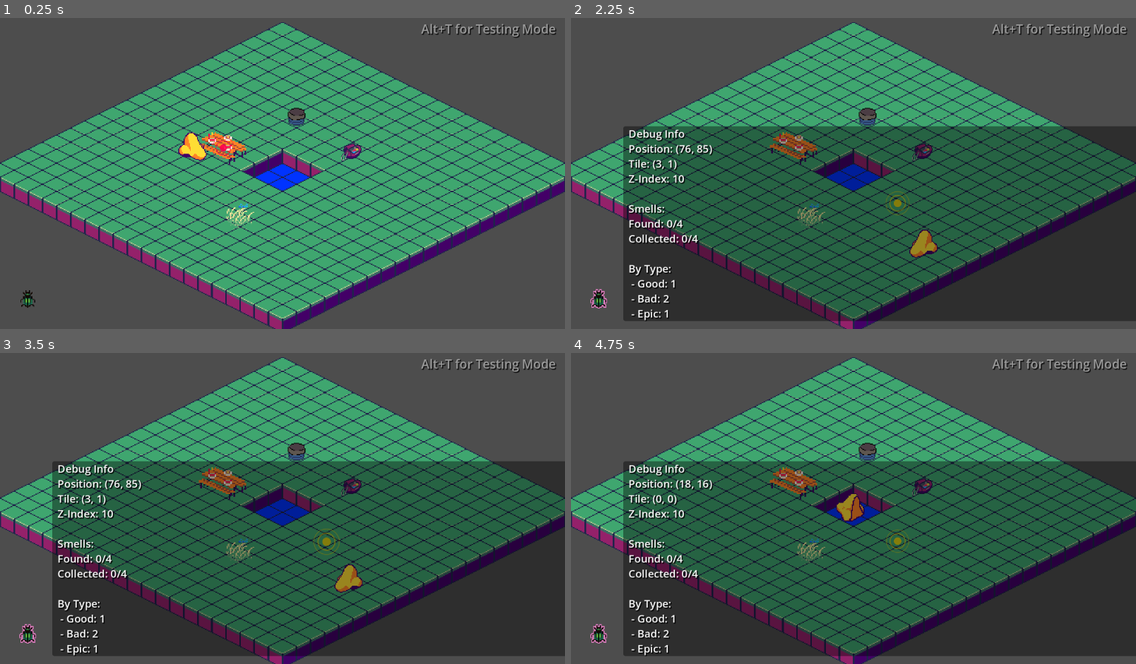
Above: before the commit, frames 1-4 (two rows, left to right).
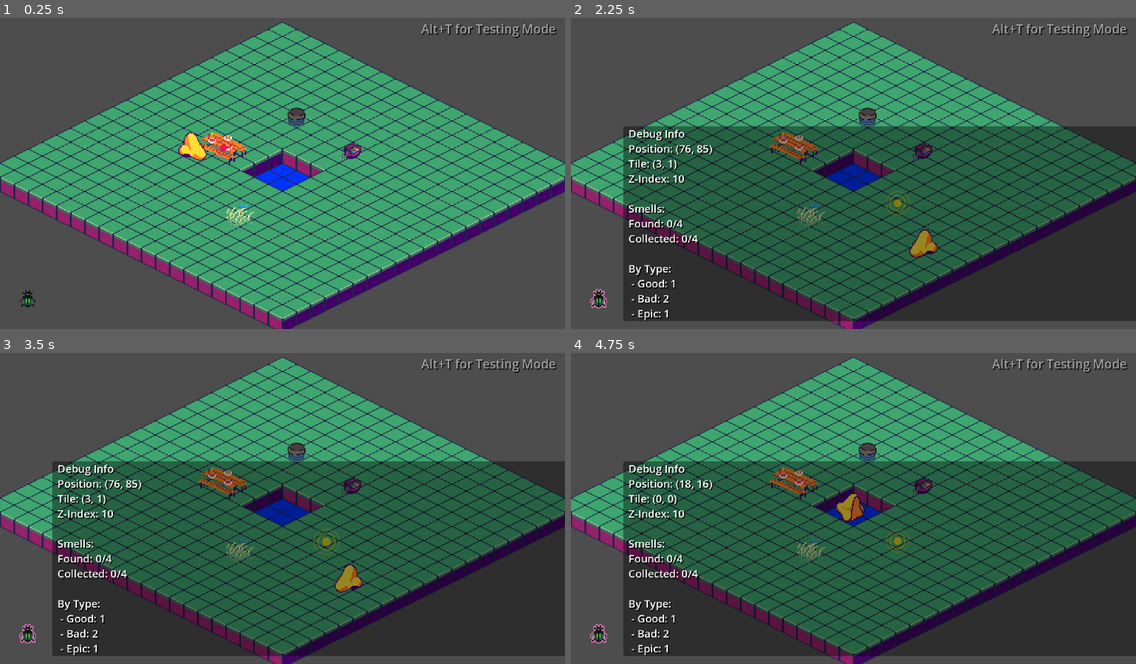
Above: after the commit, the same moments.

Repository: ArrHarper/good-smells-game
Game: Godot game, scene res://scenes/main/main.tscn
The game is run twice, just before and just after one commit, with the same random seed, the same clock (stepped at 60 frames per second) and the same inputs.
Inputs (mouse positions are in pixels of both pictures, inside the frame that each line leads up to):
- Up to frame 1 (0.25 s): no input
- Up to frame 2 (2.25 s): click (599, 297) at 0.5 s; tap Enter at 1.25 s; hold Right (ui_right) 1.28-2.03 s; tap G at 1.35 s; hold Down (ui_down) from 2.03 s (still down); tap Space (smell) at 2.1 s
- Up to frame 3 (3.5 s): tap G at 2.3, 2.85 s; release Down (ui_down) at 2.78 s; hold Right (ui_right) from 2.78 s (still down)
- Up to frame 4 (4.75 s): release Right (ui_right) at 3.53 s; hold Up (ui_up) 3.53-4.28 s; tap F at 3.6 s; tap G at 3.8, 4.35 s; hold Left (ui_left) from 4.28 s (still down)

The runs differ from the first frame. In frame 1, less than 0.1% of the frame differs, in the area x 74-98%, y 2-6%; in frame 2, 0.6%, in the area x 10-98%, y 2-98%; in frame 3, 0.6%; in frame 4, 0.6%.

Commit message:
added nearest neighbor filtering to project settings and modified scaling scripts

Diff:
--- a/project.godot
+++ b/project.godot
@@ -26,11 +26,13 @@
 
 window/size/viewport_width=1280
 window/size/viewport_height=720
-window/size/resizable=true
 window/stretch/mode="canvas_items"
-window/stretch/aspect="keep"
 window/stretch/scale=2.0
 window/stretch/scale_mode="integer"
+
+[rendering]
+
+textures/canvas_textures/default_texture_filter=0
 
 [input]
 
--- /dev/null
+++ b/scenes/main/isometric_grid.gd
@@ -0,0 +1,52 @@
+@tool
+extends Node2D
+
+# Isometric grid constants (match with testing.gd)
+const TILE_WIDTH = 32
+const TILE_HEIGHT = 16
+const GRID_SIZE = 21 # Matching the MAX_TILE values in testing.gd
+
+# Grid drawing properties
+var grid_color = Color(0.3, 0.7, 1.0, 0.7) # Increased alpha for better visibility
+var grid_thickness = 1.0
+var show_grid = true
+var grid_offset = Vector2.ZERO # Can be adjusted if grid positioning needs tweaking
+
+func _ready():
+	# Set this to process drawing
+	set_process(true)
+
+func _process(_delta):
+	# Force redraw when processing
+	queue_redraw()
+
+func _draw():
+	if not show_grid:
+		return
+
+	# Draw the isometric grid
+	draw_isometric_grid()
+
+func draw_isometric_grid():
+	# Draw horizontal grid lines - from 0 to GRID_SIZE to avoid doubling
+	for y in range(0, GRID_SIZE + 1):
+		var start = Vector2(-y * TILE_WIDTH / 2, y * TILE_HEIGHT / 2) + grid_offset
+		var end = Vector2((GRID_SIZE - y) * TILE_WIDTH / 2, (GRID_SIZE + y) * TILE_HEIGHT / 2) + grid_offset
+		draw_line(start, end, grid_color, grid_thickness)
+
+	# Draw vertical grid lines - from 0 to GRID_SIZE to avoid doubling
+	for x in range(0, GRID_SIZE + 1):
+		var start = Vector2(x * TILE_WIDTH / 2, x * TILE_HEIGHT / 2) + grid_offset
+		var end = Vector2((x - GRID_SIZE) * TILE_WIDTH / 2, (x + GRID_SIZE) * TILE_HEIGHT / 2) + grid_offset
+		draw_line(start, end, grid_color, grid_thickness)
+
+# Toggle grid visibility
+func toggle_grid():
+	show_grid = !show_grid
+	queue_redraw()
+
+	# Print visibility state to help debugging
+	if show_grid:
+		print("Grid visibility turned ON")
+	else:
+		print("Grid visibility turned OFF")
--- a/scenes/main/main.tscn
+++ b/scenes/main/main.tscn
@@ -30,6 +30,7 @@
 
 [node name="IsometricMap" parent="." instance=ExtResource("6_ismap")]
 z_index = -1
+texture_filter = 1
 
 [node name="CanvasLayer" type="CanvasLayer" parent="."]
 
@@ -63,6 +64,7 @@
 
 [node name="nose" parent="." instance=ExtResource("3_sugp2")]
 z_index = 10
+texture_filter = 1
 position = Vector2(-102, -26)
 
 [node name="GoodSmell1" parent="." instance=ExtResource("4_lfxvs")]
@@ -85,6 +87,7 @@
 
 [node name="BadSmell2" parent="." instance=ExtResource("4_lfxvs")]
 z_index = 5
+texture_filter = 1
 position = Vector2(80, -24)
 smell_name = "Garbage"
 smell_type = "bad"
@@ -121,14 +124,17 @@
 texture = ExtResource("10_ouso4")
 
 [node name="TrashcanSprite" type="Sprite2D" parent="MapObjects"]
+texture_filter = 1
 position = Vector2(13, -65)
 texture = ExtResource("9_a8run")
 
 [node name="Sprite2D" type="Sprite2D" parent="MapObjects"]
+texture_filter = 1
 position = Vector2(-68, -24)
 scale = Vector2(1.79688, 1.60938)
 texture = ExtResource("11_ouso4")
 
 [node name="Sprite2D2" type="Sprite2D" parent="MapObjects"]
+texture_filter = 1
 position = Vector2(-48, 54)
 texture = ExtResource("12_blune")
--- a/scenes/main/testing.gd
+++ b/scenes/main/testing.gd
@@ -15,6 +15,9 @@
 # Debug mode - set to true for testing scene
 @export var debug_mode = true
 
+# Reference to the isometric grid
+var isometric_grid
+
 func _ready():
 	# Set window title to indicate testing mode
 	DisplayServer.window_set_title("Good Smells - TESTING MODE")
@@ -29,6 +32,12 @@
 	ui_instance = ui_scene.instantiate()
 	add_child(ui_instance)
 
+	# Get reference to isometric grid
+	isometric_grid = $IsometricGrid
+
+	# Set initial button text based on grid visibility
+	update_grid_button_text()
+
 	# Connect to smell animation completed signals
 	connect_smell_signals()
 
@@ -42,6 +51,7 @@
 		print("TESTING scene ready with isometric map")
 		print("Map boundaries: ", get_map_boundaries())
 		print("Available smell objects:", count_smell_objects())
+		print("Press G to toggle the isometric grid visibility")
 
 # Setup additional testing environment features
 func setup_testing_environment():
@@ -243,8 +253,26 @@
 
 	return Vector2i(-1, -1) # Return invalid coordinates if no tile found
 
-# Handle input for scene switching
+# Handle input for scene switching and grid toggling
 func _input(event):
+	# Scene switching
 	if event.is_action_pressed("switch_scene"):
 		print("Switching to main scene")
 		get_node("/root/SceneSwitcher").switch_to_main()
+
+	# Toggle isometric grid visibility with the G key
+	if event is InputEventKey and event.pressed and not event.echo:
+		if event.keycode == KEY_G:
+			isometric_grid.toggle_grid()
+			update_grid_button_text()
+
+# Called when the grid toggle button is pressed
+func _on_grid_toggle_button_pressed():
+	isometric_grid.toggle_grid()
+	update_grid_button_text()
+
+# Updates the grid button text to match the current grid visibility state
+func update_grid_button_text():
+	var button = $CanvasLayer/GridToggleButton
+	if button:
+		button.text = "Grid: " + ("ON" if isometric_grid.show_grid else "OFF")
--- a/scenes/main/testing.tscn
+++ b/scenes/main/testing.tscn
@@ -9,7 +9,8 @@
 [ext_resource type="Script" uid="uid://cydmbfbpsasyb" path="res://scripts/game_scale.gd" id="11_scaler"]
 [ext_resource type="Texture2D" uid="uid://csy8a42wvmn2u" path="res://assets/images/dragonflygrass.png" id="12_blune"]
 [ext_resource type="PackedScene" uid="uid://ou5od6b1el2o" path="res://scenes/objects/wall.tscn" id="13_wall"]
-[ext_resource type="PackedScene" path="res://scenes/objects/breakable.tscn" id="14_break"]
+[ext_resource type="PackedScene" uid="uid://b4rhw2xkiuvrs" path="res://scenes/objects/breakable.tscn" id="14_break"]
+[ext_resource type="Script" uid="uid://dhvt5qh8kl8gk" path="res://scenes/main/isometric_grid.gd" id="15_grid"]
 
 [sub_resource type="LabelSettings" id="LabelSettings_ow5a4"]
 font = ExtResource("3_6q06x")
@@ -28,7 +29,13 @@
 
 [node name="IsometricMap" parent="." instance=ExtResource("6_ismap")]
 z_index = -1
-position = Vector2(3, 1)
+scale = Vector2(0.994219, 1)
+metadata/_edit_lock_ = true
+
+[node name="IsometricGrid" type="Node2D" parent="."]
+z_index = 2
+position = Vector2(0, -168)
+script = ExtResource("15_grid")
 
 [node name="CanvasLayer" type="CanvasLayer" parent="."]
 
@@ -46,8 +53,23 @@
 theme_override_constants/shadow_offset_x = 2
 theme_override_constants/shadow_offset_y = 2
 theme_override_font_sizes/font_size = 18
-text = "TESTING MODE (Alt+T)"
+text = "EXPERIMENTAL (DANGEROUS)"
 horizontal_alignment = 2
+
+[node name="GridToggleButton" type="Button" parent="CanvasLayer"]
+offset_left = 10.0
+offset_top = 10.0
+offset_right = 90.0
+offset_bottom = 40.0
+focus_mode = 0
+theme_override_colors/font_hover_color = Color(0.5, 0.8, 1, 1)
+theme_override_colors/font_outline_color = Color(0, 0, 0, 0.6)
+theme_override_colors/font_color = Color(0.3, 0.7, 1, 1)
+theme_override_colors/font_focus_color = Color(0.3, 0.7, 1, 1)
+theme_override_colors/font_pressed_color = Color(0.8, 0.9, 1, 1)
+theme_override_constants/outline_size = 2
+theme_override_font_sizes/font_size = 16
+text = "Grid: ON"
 
 [node name="TitleLabel" type="Label" parent="."]
 offset_left = -184.0
@@ -82,16 +104,23 @@
 texture = ExtResource("12_blune")
 
 [node name="Wall1" parent="MapObjects" instance=ExtResource("13_wall")]
+visible = false
 position = Vector2(34, -120)
 
 [node name="Wall2" parent="MapObjects" instance=ExtResource("13_wall")]
+visible = false
 position = Vector2(50, -112)
 
 [node name="Wall3" parent="MapObjects" instance=ExtResource("13_wall")]
+visible = false
 position = Vector2(66, -104)
 
 [node name="Breakable1" parent="MapObjects" instance=ExtResource("14_break")]
+visible = false
 position = Vector2(144, -80)
 
 [node name="Breakable2" parent="MapObjects" instance=ExtResource("14_break")]
+visible = false
 position = Vector2(176, -64)
+
+[connection signal="pressed" from="CanvasLayer/GridToggleButton" to="." method="_on_grid_toggle_button_pressed"]
--- a/scripts/game_scale.gd
+++ b/scripts/game_scale.gd
@@ -9,6 +9,11 @@
 func _ready():
 	# Wait for one frame to ensure all nodes are ready
 	await get_tree().process_frame
+
+	# Skip all scaling operations if disabled in ScaleHelper
+	if not ScaleHelper.SCALING_ENABLED:
+		print("GameScale: Custom scaling is disabled, using native Godot scaling only")
+		return
 
 	# Connect to the ScaleHelper's scale_changed signal
 	var scale_helper = get_node_or_null("/root/ScaleHelper")
@@ -23,12 +28,18 @@
 
 # Handler for scale changes (called when restarting)
 func _on_scale_changed(new_scale):
+	# Skip if scaling is disabled
+	if not ScaleHelper.SCALING_ENABLED:
+		return
+
 	has_scaled = false
 
 	# Re-apply pixel-perfect filtering
 	apply_pixel_perfect_filter()
 
 func apply_pixel_perfect_filter():
+	# We still apply pixel-perfect filtering even if scaling is disabled
+	# This ensures proper display of pixel art
 	# Find the IsometricMap node
 	var main_scene = get_parent()
 	if main_scene.has_node("IsometricMap"):
@@ -58,6 +69,10 @@
 			apply_filtering_to_sprites(child)
 
 func _on_node_added(node):
+	# Skip if scaling is disabled
+	if not ScaleHelper.SCALING_ENABLED:
+		return
+
 	# Skip UI elements
 	if node is Control:
 		return
--- a/scripts/globals/scale_helper.gd
+++ b/scripts/globals/scale_helper.gd
@@ -1,4 +1,7 @@
 extends Node
+
+# Toggle to enable/disable scaling functionality (set to false to use native Godot scaling only)
+const SCALING_ENABLED = false
 
 # Scale factor for game elements - should match window/stretch/scale in project settings
 const SCALE_FACTOR = 2.0
@@ -24,40 +27,58 @@
 	if stretch_mode == "canvas_items":
 		print("Using canvas_items stretch mode - UI elements will remain at native resolution")
 
+	if not SCALING_ENABLED:
+		print("ScaleHelper custom scaling is DISABLED - using native Godot scaling only")
+
 # Get the current scale factor
 static func get_scale_factor() -> float:
+	if not SCALING_ENABLED:
+		return 1.0
 	return SCALE_FACTOR
 
 # Reset scale state - called when restarting the level
 func reset_scale():
+	if not SCALING_ENABLED:
+		return
+
 	is_scaled_applied = false
 	emit_signal("scale_changed", SCALE_FACTOR)
 
 # Scale a single value
 static func scale_value(value: float) -> float:
+	if not SCALING_ENABLED:
+		return value
 	return value * SCALE_FACTOR
 
 # Scale a Vector2 position
 static func scale_position(position: Vector2) -> Vector2:
+	if not SCALING_ENABLED:
+		return position
 	return position * SCALE_FACTOR
 
 # Scale a size/dimension
 static func scale_size(size: Vector2) -> Vector2:
+	if not SCALING_ENABLED:
+		return size
 	return size * SCALE_FACTOR
 
 # Convert an editor position to runtime position
 static func editor_to_runtime(position: Vector2) -> Vector2:
+	if not SCALING_ENABLED:
+		return position
 	# With canvas_items stretch mode, viewport coordinates remain the same
 	return position
 
 # Convert a runtime position back to editor position
 static func runtime_to_editor(position: Vector2) -> Vector2:
+	if not SCALING_ENABLED:
+		return position
 	# With canvas_items stretch mode, viewport coordinates remain the same
 	return position
 
 # Determine if a value has already been scaled
 static func is_scaled(node: Node2D) -> bool:
-	if node == null:
+	if node == null or not SCALING_ENABLED:
 		return false
 
 	# With canvas_items scaling, non-UI nodes are scaled automatically
@@ -65,7 +86,7 @@
 
 # Convert a node's editor position to the correct runtime position
 static func convert_editor_to_runtime_position(node: Node2D) -> void:
-	if node == null:
+	if node == null or not SCALING_ENABLED:
 		return
 
 	# Skip nodes that should be excluded
@@ -77,7 +98,8 @@
 
 # Apply nearest neighbor filtering to a node and its children
 static func apply_nearest_neighbor_filter(node) -> void:
-	# With canvas_items stretch mode, we still need pixel-perfect filtering for game assets
+	# Always apply pixel-perfect filtering regardless of scaling being enabled
+	# This ensures proper display of pixel art
 	# Skip UI elements (Control nodes) as they should remain crisp without nearest neighbor filtering
 	if node is Control:
 		return
@@ -109,7 +131,7 @@
 
 # Adjust a collision shape for the current scale
 static func adjust_collision_shape(shape: CollisionShape2D) -> void:
-	if shape == null:
+	if shape == null or not SCALING_ENABLED:
 		return
 
 	# With built-in stretch mode, Godot handles scaling collision shapes automatically
--- a/scripts/isometric_utils.gd
+++ b/scripts/isometric_utils.gd
@@ -10,10 +10,10 @@
 
 # Get the appropriate scaled tile dimensions
 static func get_scaled_tile_width() -> float:
-	return DEFAULT_TILE_WIDTH * ScaleHelper.SCALE_FACTOR
+	return DEFAULT_TILE_WIDTH * ScaleHelper.get_scale_factor()
 
 static func get_scaled_tile_height() -> float:
-	return DEFAULT_TILE_HEIGHT * ScaleHelper.SCALE_FACTOR
+	return DEFAULT_TILE_HEIGHT * ScaleHelper.get_scale_factor()
 
 # Convert world position to isometric tile coordinates
 static func world_to_tile(world_pos: Vector2, tile_width: float = -1, tile_height: float = -1) -> Vector2i:
Not shown, changed: assets/images/Tiled/flatmap2.tmx
Not shown, changed: assets/images/Tiled/grassBlox.tsx
Not shown, added: assets/images/Tiled/park11x11.tmx
Not shown, added: assets/images/Tiled/park21x21-redux.tmx
Not shown, added: assets/images/Tiled/park21x21.tmx
Binary file added: assets/images/blocktoppers.png
Not shown, added: assets/images/blocktoppers.png.import
Binary file added: assets/images/fountains.png
Not shown, added: assets/images/fountains.png.import
Binary file changed: assets/images/grassblox.png
Not shown: 1 places in scenes/UI/UI.tscn that only renumber resources
Not shown, added: scenes/main/isometric_grid.gd.uid
(and 5 more such lines)
